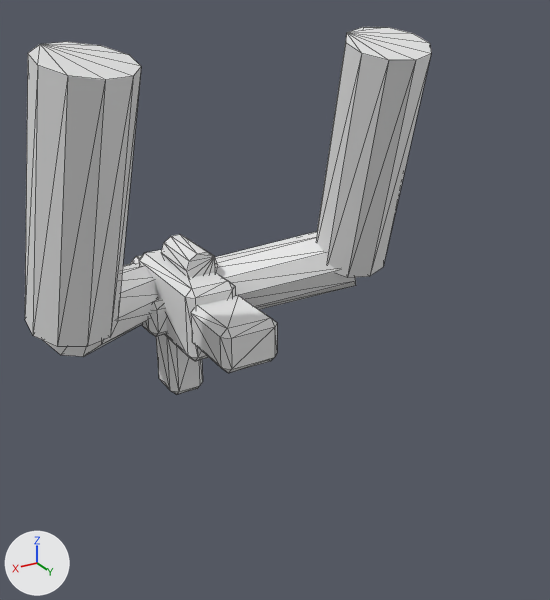
An edit to the glTF model assets/source/units/directorate/sources/infantry/kit/rifle_squad/member_1_shoulder.gltf, drawn before and after from the same camera.
Rendered twice from a 50 mm lens placed at (-0.085, 0.162, 0.279), pointed at (-0.305, -0.205, 0.096). Every picture has the same lights, and +X, +Y and +Z are marked at lower left. The first picture is the older version. Mesh edges are drawn as thin lines. Vertices at exactly the same position are counted once.

The older version as bpy lines, for what is in view:
```python
me_member_1_shoulder = bpy.data.meshes.new('member_1_shoulder')
me_member_1_shoulder.from_pydata(...)  # 240 vertices, 436 faces; spans x -0.431..-0.169, y -0.42..-0.194, z -0.025..0.248
ob_member_1_shoulder = bpy.data.objects.new('member_1_shoulder', me_member_1_shoulder)
ob_member_1_shoulder.location = (0.0, 0.0, 0.0)
```
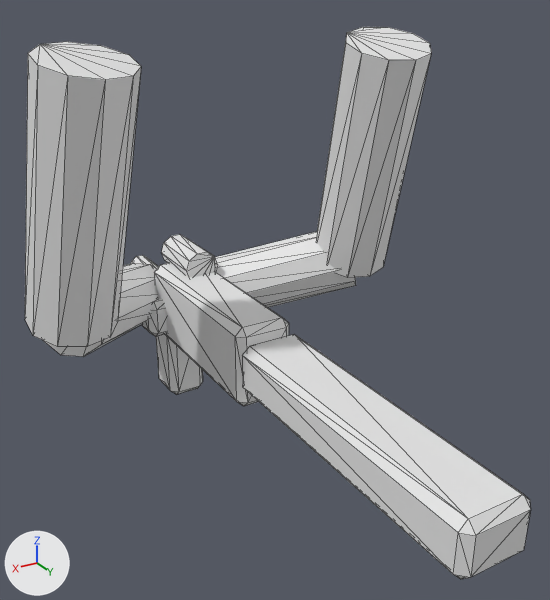
Edits to the scene script, one JSON object a line:
```json
{"block": "me_member_1_shoulder", "where": "# used by ob_member_1_shoulder; location = (0.0, 0.0, 0.0)"}
{"op": "remove", "block": "me_member_1_shoulder", "code": "me_member_1_shoulder.from_pydata(...)  # 240 vertices, 436 faces; spans x -0.431..-0.169, y -0.42..-0.194, z -0.025..0.248"}
{"op": "add", "block": "me_member_1_shoulder", "code": "me_member_1_shoulder.from_pydata(...)  # 240 vertices, 436 faces; spans x -0.431..-0.169, y -0.42..-0.01, z -0.025..0.248"}
{"block": "me_member_1_shoulder", "change": "me_member_1_shoulder part 1: all 10 vertices in x -0.309..-0.291, y -0.361, z 0.041..0.059 are moved by (0.0, 0.026, 0.0)"}
{"block": "me_member_1_shoulder", "change": "me_member_1_shoulder part 2: 12 of the vertices in x -0.315..-0.277, y -0.276..-0.271, z 0.028..0.083 are moved by (0.0, 0.071, 0.0)"}
{"block": "me_member_1_shoulder", "change": "me_member_1_shoulder part 3: all 12 vertices in x -0.321..-0.279, y -0.229..-0.224, z 0.04..0.072 are moved by (0.0, 0.214, 0.0)"}
{"block": "me_member_1_shoulder", "change": "other edits to the shape of me_member_1_shoulder do not show in these pictures"}
```

Changed parts and their boxes (x1, y1, x2, y2) in the pictures (550 x 600 px; the box of a moved part takes in the faces that stretch with it):
```json
{"object": "member_1_shoulder", "change": "reshaped", "before": [25, 27, 431, 394], "after": [25, 27, 530, 579], "on screen": "24% wider, 50% taller"}
{"part": 1, "of": "me_member_1_shoulder", "change": "moved or reshaped", "before": [131, 255, 142, 263], "after": [131, 255, 159, 269], "on screen": "mostly hidden"}
{"part": 2, "of": "me_member_1_shoulder", "change": "moved or reshaped", "before": [139, 250, 235, 361], "after": [154, 263, 289, 406]}
{"part": 3, "of": "me_member_1_shoulder", "change": "moved or reshaped", "before": [191, 295, 277, 373], "after": [242, 334, 530, 579]}
```
